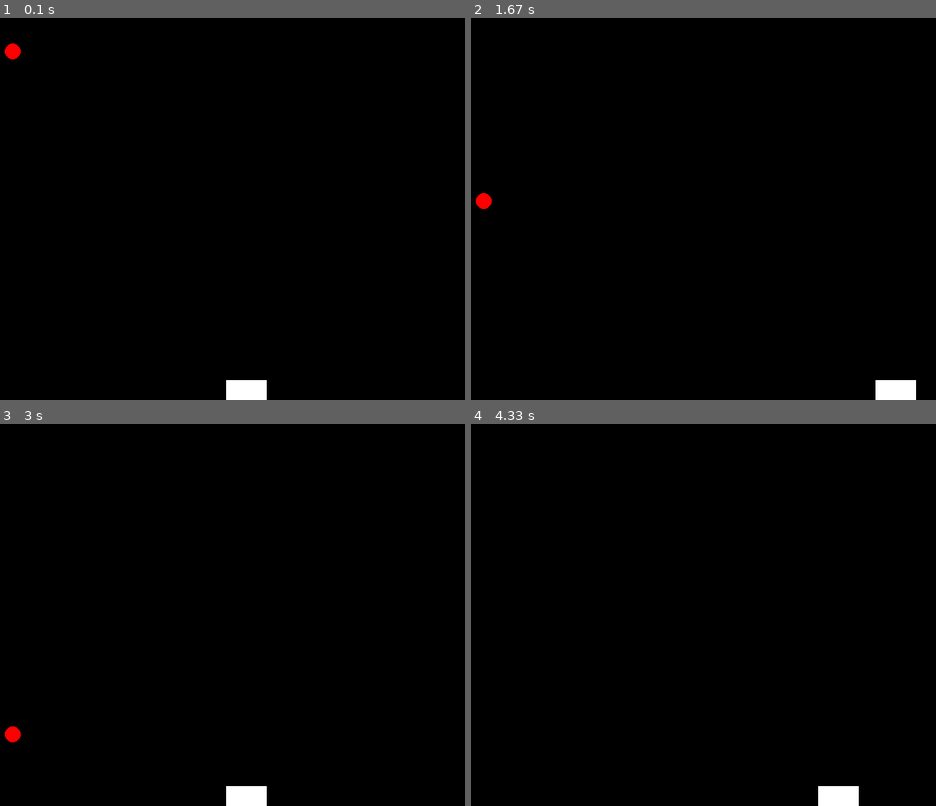
Above: before the commit, frames 1-4 (two rows, left to right).
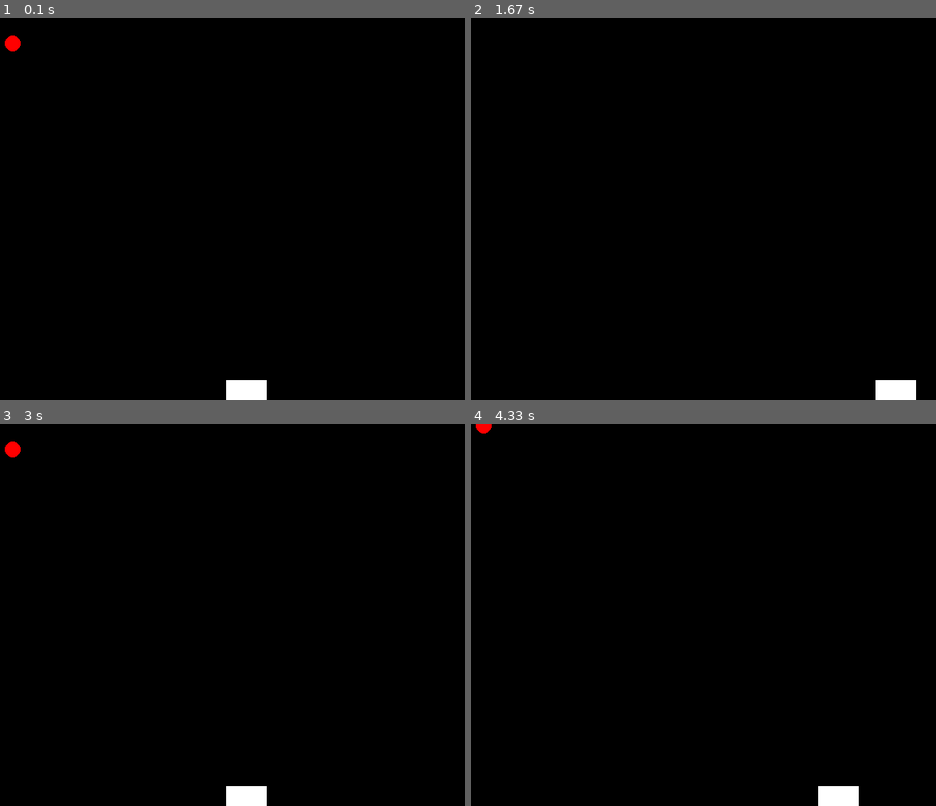
Above: after the commit, the same moments.

Repository: David-Sheehy/pygame_juggling
Game: pygame game, started from juggling/juggling.py
The game is run twice, just before and just after one commit, with the same random seed, the same clock (stepped at 60 frames per second) and the same inputs.
Inputs:
- Up to frame 1 (0.1 s): no input
- Up to frame 2 (1.67 s): hold Right 0.33-0.8 s; hold Up 0.83-1.13 s; hold Right 1.17-1.63 s
- Up to frame 3 (3 s): hold Left 1.67-2.2 s; hold Down 2.23-2.53 s; hold Left 2.57-2.97 s
- Up to frame 4 (4.33 s): hold Up 3-3.37 s; hold Right 3.4-4.03 s; hold Down from 4.07 s (still down)

The runs differ from the first frame. In frame 1, 0.1% of the frame differs, in the area x 1-5%, y 4-11%; in frame 2, 0.1%; in frame 3, 0.2%, in the area x 1-5%, y 4-84%; in frame 4, less than 0.1%.

Commit message:
Fixed the ball moving code.

Diff:
--- a/juggling/config.py
+++ b/juggling/config.py
@@ -31,3 +31,4 @@
 BALL_RADIUS = 10
 BALL_ACCEL =  3
 BALL_SPEED = 2
+BALL_FALL_SPEED = 4
--- a/juggling/juggling.py
+++ b/juggling/juggling.py
@@ -21,6 +21,7 @@
 
     # main game loop
     MOVE_RIGHT = MOVE_LEFT = False
+    MOVE_UP = MOVE_DOWN = False
     while True:
         clock.tick(60)
 
@@ -30,7 +31,11 @@
             if e.type == pygame.QUIT:
                 return
             elif e.type == pygame.KEYDOWN:
-                if e.key == 275:
+                if e.key == 273:
+                    MOVE_UP = True
+                elif e.key == 274:
+                    MOVE_DOWN = True
+                elif e.key == 275:
                     MOVE_RIGHT = True
                     # move right
                 elif e.key == 276:
@@ -40,7 +45,11 @@
                     # do nothing
                     pass
             elif e.type == pygame.KEYUP:
-                if e.key == 275:
+                if e.key == 273:
+                    MOVE_UP = False
+                elif e.key == 274:
+                    MOVE_DOWN = False
+                elif e.key == 275:
                     MOVE_RIGHT = False
                 elif e.key == 276:
                     MOVE_LEFT = False
@@ -55,15 +64,16 @@
         # move the puck
         if MOVE_RIGHT and puck.pos[0] < config.WIDTH - puck.width:
             puck.move(w,config.PUCK_SPEED,0)
-        elif MOVE_LEFT and puck.pos[0] > 0:
+        if MOVE_LEFT and puck.pos[0] > 0:
             puck.move(w,-config.PUCK_SPEED,0)
-        else:
-            # do nothing
-            pass
+        if MOVE_UP:
+            ball.move(w,0,5)
+        if MOVE_DOWN:
+            ball.move(w,0,-5)
 
+        # check if the ball should bounce (ie collides with the walls, ceiling
+        # or puck.)
 
-        # move the ball
-        ball.update(w)
 
         # draw stuff
         puck.draw(w)
--- a/juggling/models.py
+++ b/juggling/models.py
@@ -98,7 +98,7 @@
     """
     def __init__(self,position=[0,0]):
         self.pos = position
-        self.speed = [0,0]
+        self.speed = [0,config.BALL_FALL_SPEED]
         self.size = 10
         self.color = config.RED
 
@@ -112,12 +112,16 @@
 
     def move(self,screen, x, y):
         # cover up previous position
-        self.draw(screen, config.BLACK)
-        # move to new position
-        self.set_position((self.pos[0] + x, self.pos[0] - y))
+        self.draw(screen,config.BLACK)
+        self.set_position((self.pos[0] + x, self.pos[1] - y))
 
     def update(self, screen):
-        self.speed = (self.speed[0], self.speed[1] - config.BALL_SPEED)
         self.move(screen, self.speed[0], self.speed[1])
 
+    def bounce(self, angle):
+        """
+        reverses the balls velocity. Should probaly vary based on which
+        part of the puck actually hit it.
+        """
+        pass
 # end Ball definition
